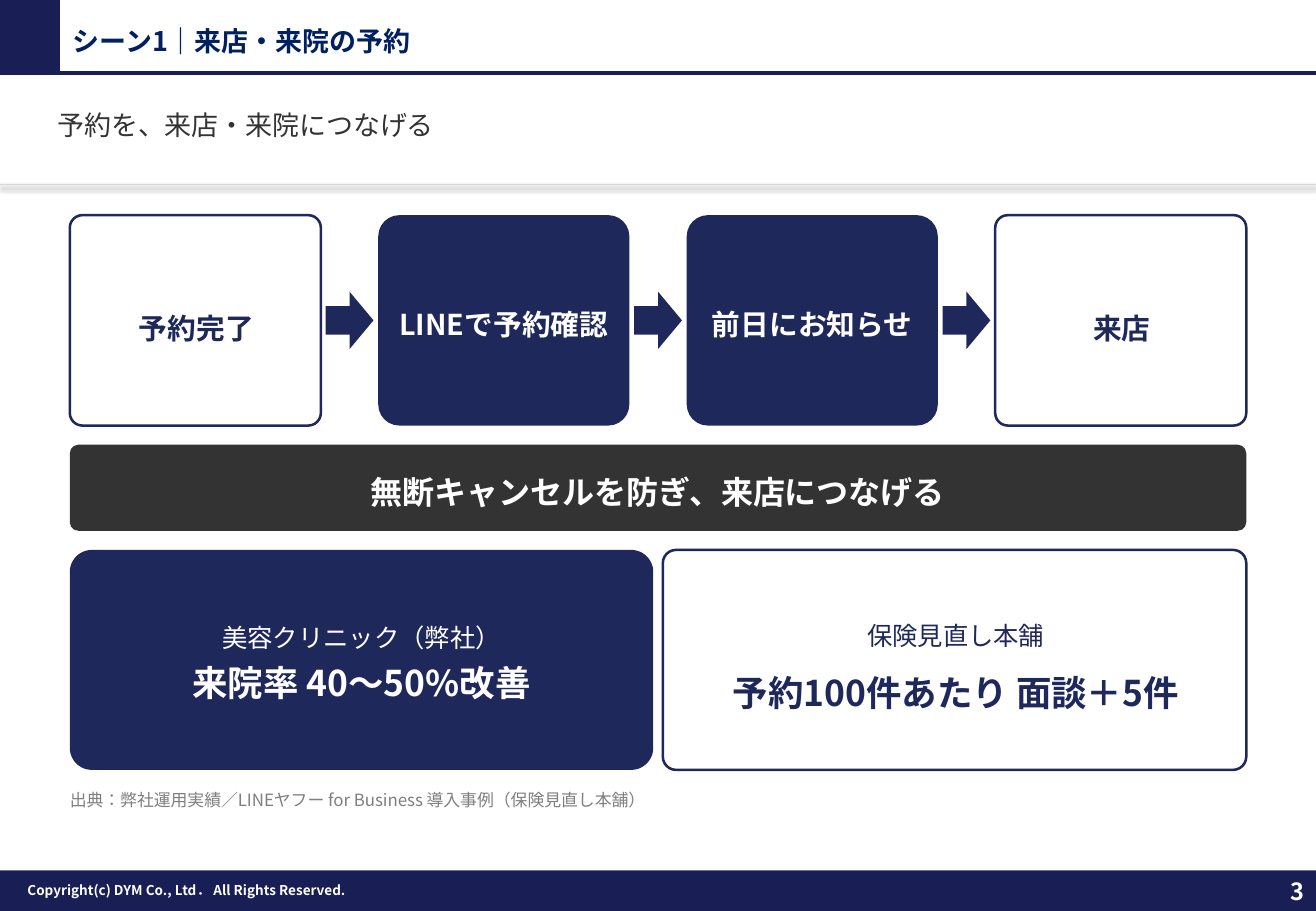
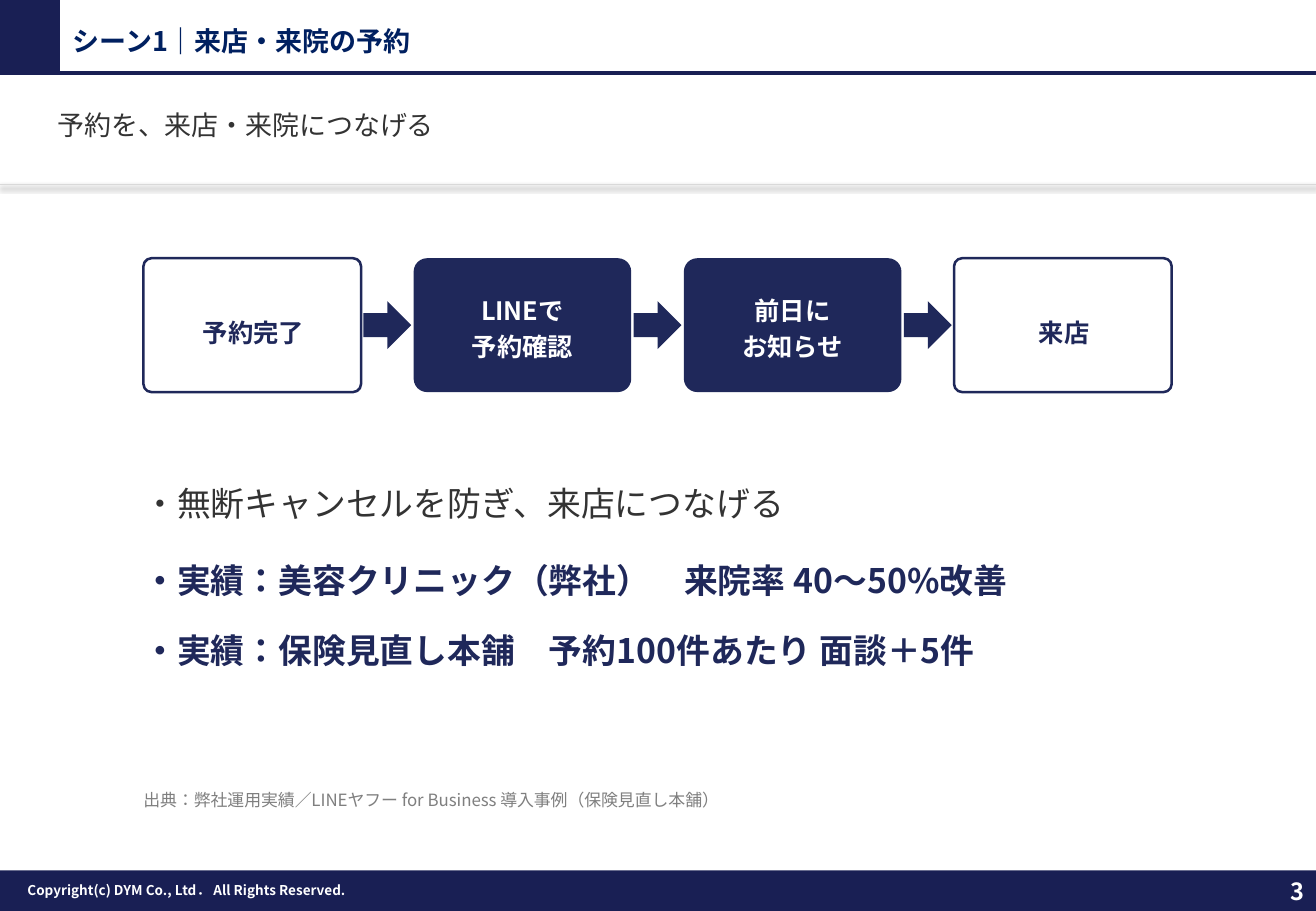
Before and after one commit to tonomura-r-dev/folder, a slide deck: slide 3 of 20261002_サンクスLINEのご提案.pptx. Drawn at 1316x911 pixels with LibreOffice and Linux fonts; fonts in the diff are those of the drawing; background and template pictures are left out. Boxes give left, top, right and bottom in pixels: in the first picture for what was removed or moved away, otherwise in the second. Text is boxed around its words. In the diff, an @@ line names an element or a change of style, - is before the commit and + after.

```diff
--- a/20261002_サンクスLINEのご提案.pptx
+++ b/20261002_サンクスLINEのご提案.pptx
@@ rounded rectangle "予約完了": place and size @@
-rounded rectangle "予約完了" at [69,215,321,425]
+rounded rectangle "予約完了" at [143,259,361,392]
@@ rounded rectangle "予約完了" at [143,259,361,392]: size 17 to 15 pt @@
@@ rounded rectangle "LINEで": place and size @@
-rounded rectangle "LINEで" at [378,215,629,425]
+rounded rectangle "LINEで" at [414,259,632,392]
@@ rounded rectangle "前日に": place and size @@
-rounded rectangle "前日に" at [687,215,938,425]
+rounded rectangle "前日に" at [684,259,902,392]
@@ rounded rectangle "来店" at [954,259,1171,392]: size 17 to 15 pt @@
@@ rounded rectangle "来店": place and size @@
-rounded rectangle "来店" at [995,215,1247,425]
+rounded rectangle "来店" at [954,259,1171,392]
@@ text in rounded rectangle at [742,298,843,358]: text changed; size 17 to 15 pt @@
-前日にお知らせ
+前日に
+お知らせ
@@ right arrow: place and size @@
-right arrow at [326,292,373,349]
+right arrow at [363,301,411,349]
@@ text in rounded rectangle at [472,301,573,359]: text changed; size 17 to 15 pt @@
-LINEで予約確認
+LINEで
+予約確認
@@ right arrow: place and size @@
-right arrow at [634,292,682,349]
+right arrow at [634,301,682,349]
@@ right arrow: place and size @@
-right arrow at [943,292,990,349]
+right arrow at [904,301,951,349]
@@ text "・無断キャンセルを防ぎ、来店につなげる": place and size @@
-text "・無断キャンセルを防ぎ、来店につなげる" at [69,445,1247,531]
+text "・無断キャンセルを防ぎ、来店につなげる" at [143,487,974,666]
@@ text "・無断キャンセルを防ぎ、来店につなげる" at [143,487,974,666]: vertical alignment middle to top; fill #333333 to none @@
@@ text at [143,487,974,666]: text changed; size 19 to 20 pt; text colour #FFFFFF to #1F285A @@
-無断キャンセルを防ぎ、来店につなげる
+・無断キャンセルを防ぎ、来店につなげる
+・実績：美容クリニック（弊社） 来院率 40〜50%改善
+・実績：保険見直し本舗 予約100件あたり 面談＋5件
@@ rounded rectangle removed at [69,550,653,770] @@
-美容クリニック（弊社）
-来院率 40〜50%改善
@@ rounded rectangle removed at [663,550,1247,770] @@
-保険見直し本舗
-予約100件あたり 面談＋5件
@@ text "出典：弊社運用実績／LINEヤフー for Business 導入事例（保険見直し本舗）": place and size @@
-text "出典：弊社運用実績／LINEヤフー for Business 導入事例（保険見直し本舗）" at [70,792,646,808]
+text "出典：弊社運用実績／LINEヤフー for Business 導入事例（保険見直し本舗）" at [143,792,719,808]
```
Also in this commit, not shown: 3 other slides changed, 3 other files.
